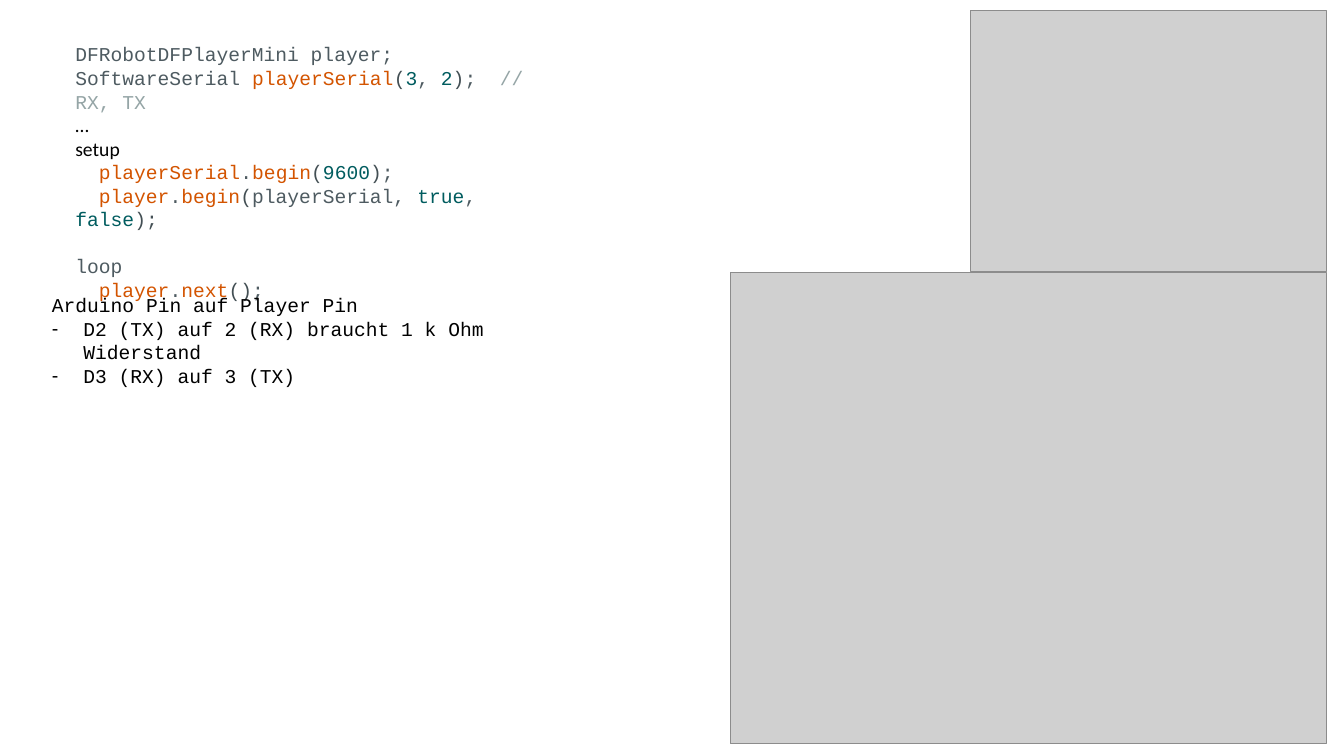
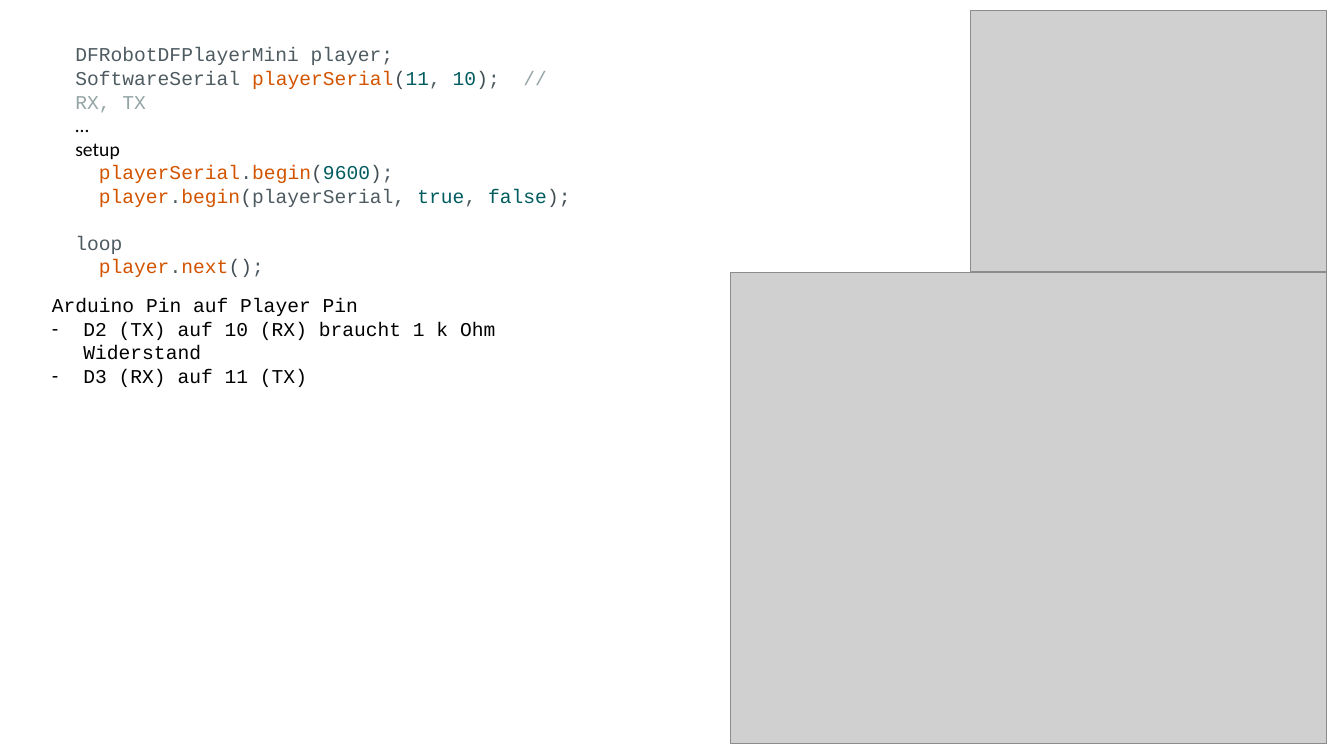
Before and after one commit to jeskes/activityboard, a slide deck: slide 11 of Activityboard.pptx. Drawn at 1344x756 pixels with LibreOffice and Linux fonts; fonts in the diff are those of the drawing; grey boxes stand for pictures. Boxes give left, top, right and bottom in pixels: in the first picture for what was removed or moved away, otherwise in the second. Text is boxed around its words. In the diff, an @@ line names an element or a change of style, - is before the commit and + after.

Commit message:
update ppt

```diff
--- a/Activityboard.pptx
+++ b/Activityboard.pptx
@@ text at bbox=[75, 71, 500, 112]: text changed @@
-SoftwareSerial playerSerial(3, 2); // RX, TX
+SoftwareSerial playerSerial(11, 10); // RX, TX
@@ text at bbox=[83, 322, 495, 387]: text changed @@
-– D2 (TX) auf 2 (RX) braucht 1 k Ohm Widerstand
-– D3 (RX) auf 3 (TX)
+– D2 (TX) auf 10 (RX) braucht 1 k Ohm Widerstand
+– D3 (RX) auf 11 (TX)
```
Also in this commit, not shown: 2 other slides changed, 2 slides added, 2 slides removed.
